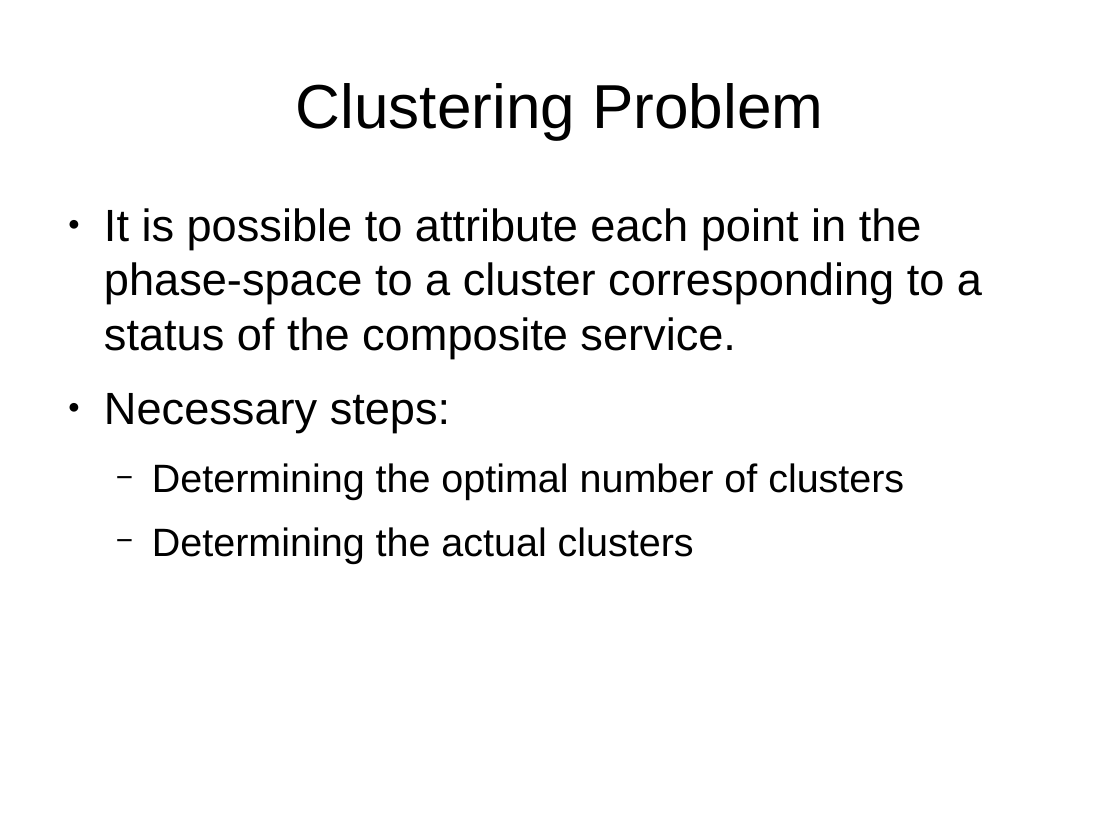
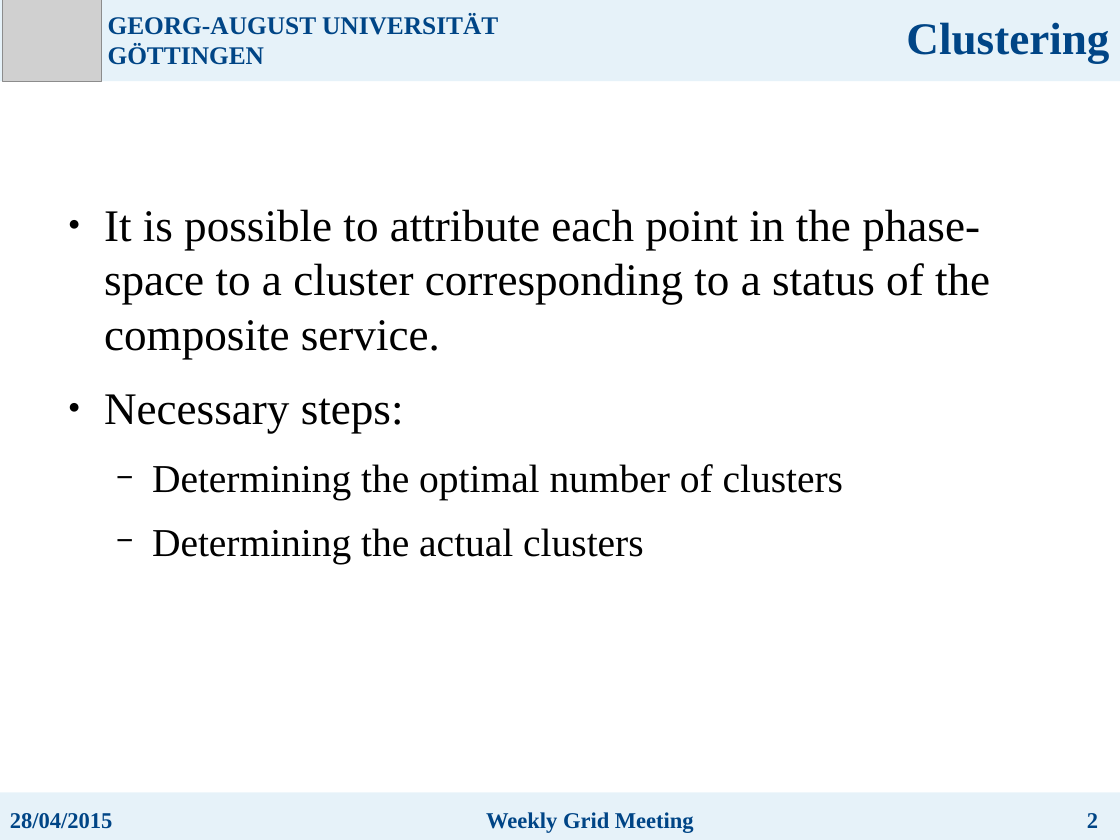
Before and after one commit to mefegiorgi/dataclustering, a slide deck: slide 7 of Presentations/Apr28.odp (slide 5 before the commit). Drawn at 1120x840 pixels with LibreOffice and Linux fonts; fonts in the diff are those of the drawing; grey boxes stand for pictures. Boxes give left, top, right and bottom in pixels: in the first picture for what was removed or moved away, otherwise in the second. Text is boxed around its words. In the diff, an @@ line names an element or a change of style, - is before the commit and + after.

Commit message:
hierarchical clustering

```diff
--- a/Presentations/Apr28.odp
+++ b/Presentations/Apr28.odp
@@ group added at [0, 0, 1120, 81]: 2 texts, 1 rectangle, 1 picture @@
+GEORG-AUGUST UNIVERSITÄT GÖTTINGEN
+Clustering
@@ title removed at [296, 83, 823, 139] @@
-Clustering Problem
@@ text "It is possible to attribute ..." at [104, 209, 990, 564]: font Arial to Times New Roman @@
@@ group added at [0, 793, 1120, 840]: 3 texts, 1 rectangle @@
+28/04/2015
+Weekly Grid Meeting
+2
```
Also in this commit, not shown: 4 other slides changed, 6 slides added, 4 slides removed, 6 other files.
